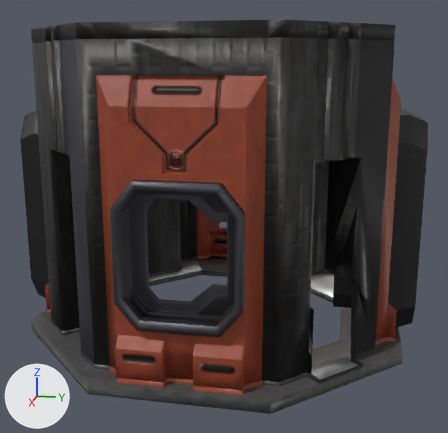
An edit to the FBX model Assets/_CustomShips/Rocinante/Models/Engineering.fbx, drawn before and after from the same camera.
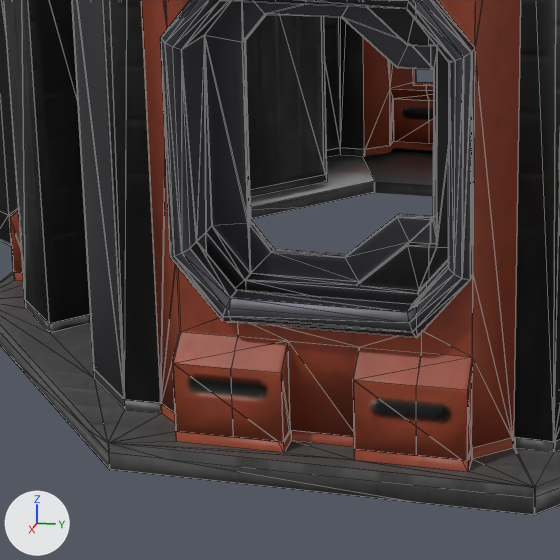
Each version appears first whole from a camera (50 mm lens) standing at (44.7, 9.1, 50.7) and looking at (0.6, 0.3, 39.7), and next in a close-up on the part from 9% to 63% of the width and 44% to 100% of the height. Lighting does not change. The marker at lower left points along +X, +Y and +Z. The last two pictures show the newer version. The close-ups show mesh edges as thin lines. Where no turn or scale is listed for an object, it has been applied to the vertices. Vertices at exactly the same position are counted once.

Names of what the first close-up shows: 'Engineering_10', 'Engineering_12', 'Engineering_14', 'Engineering_19', 'Engineering_21', 'Engineering_22', 'Engineering_32', 'Engineering_Floor_seg02', 'Engineering_Floor_seg03', 'Engineering_Floor_seg04', 'Engineering_Floor_seg07', 'Engineering_Floor_seg08' and 2 more.
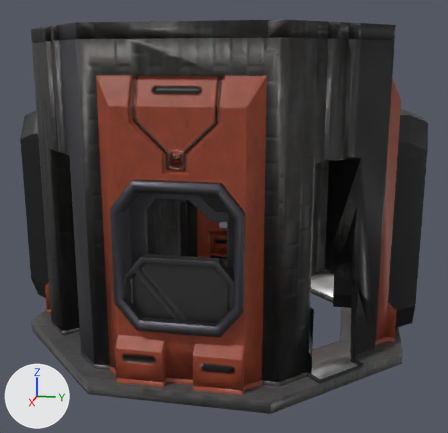
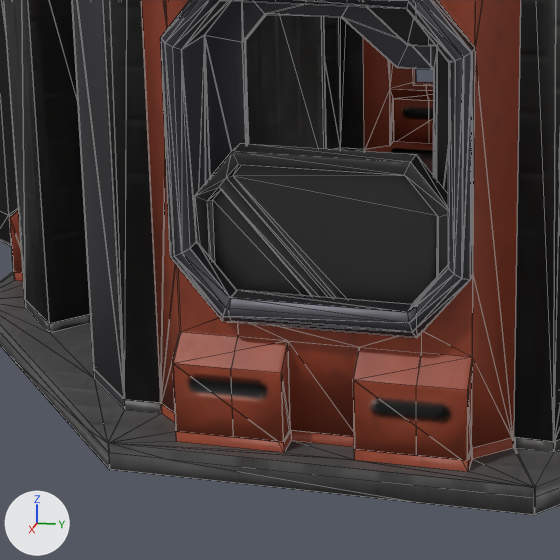
Diff of the bpy script that builds the scene:
```diff
--- a/Assets/_CustomShips/Rocinante/Models/Engineering.fbx.py
+++ b/Assets/_CustomShips/Rocinante/Models/Engineering.fbx.py
@@ me_engineering_22 @@
 # used by ob_engineering_22; location = (11.84, 0.09, 35.36)
-me_engineering_22.from_pydata(...)  # 192 vertices, 172 faces; spans x -1.02..1.02, y -2.38..2.38, z -2.78..2.78
+me_engineering_22.from_pydata(...)  # 232 vertices, 248 faces; spans x -1.02..1.02, y -3.4..3.11, z -3.04..4.61
+# me_engineering_22 part 1: a new loose piece of 40 vertices spanning x -0.32..0.34, y -3.4..3.11, z -3.04..4.61, in mat_aft_section
 me_engineering_22.materials.append(mat_aft_section)
```

Changed parts and their boxes [x1, y1, x2, y2] in the close-ups (560 x 560 px):
'Engineering_22', reshaped (25% wider, 29% taller)
    before: [229, 214, 432, 456]
    after: [195, 143, 448, 456]
part 1 of me_engineering_22, added
    after: [195, 143, 448, 438]
'Engineering_Floor_seg08', unchanged, covered by the edit
    before: [250, 148, 375, 219]
    after: [338, 148, 365, 151]
'Engineering_Floor_seg07', unchanged, covered by the edit
    before: [362, 141, 433, 197]
    after: [365, 141, 433, 174]
